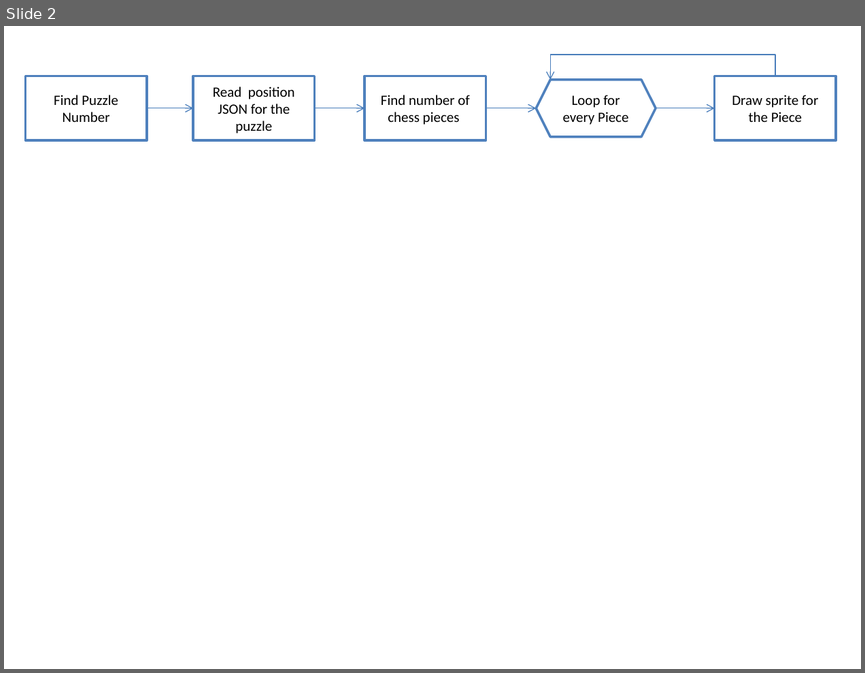
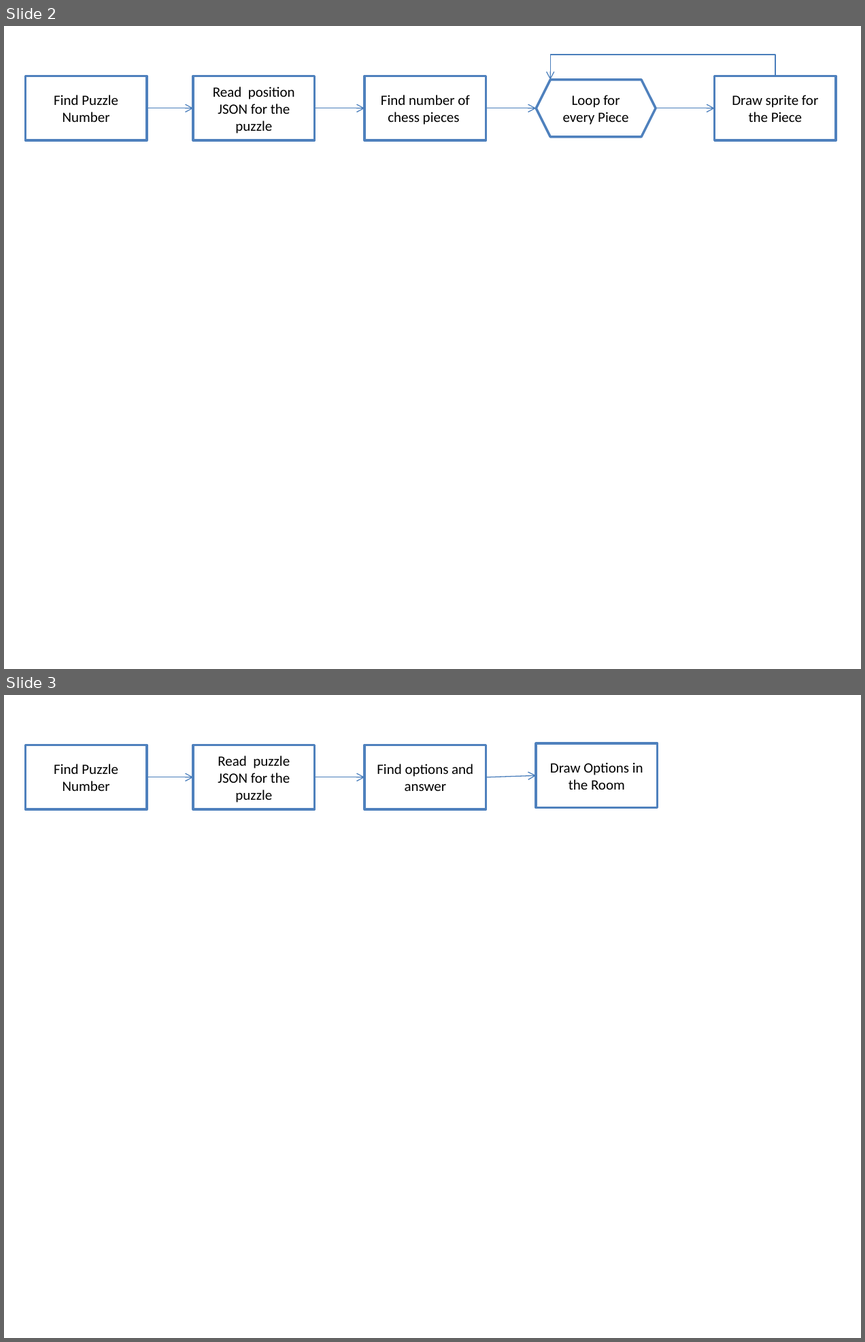
Before and after one commit to chess4fun/chess4fun, a slide deck: Technology Competition.pptx. Shown one above the other, each under a label of ours: slide 2 before the commit, slides 2 and 3 after it. The pictures are 865x673 and 865x1342 pixels, drawn with LibreOffice and Linux fonts; fonts in the diff are those of the drawing. Boxes give left, top, right and bottom in pixels: in the first picture for what was removed or moved away, otherwise in the second. Text is boxed around its words. In the diff, an @@ line names an element or a change of style, - is before the commit and + after.

```diff
--- a/Technology Competition.pptx
+++ b/Technology Competition.pptx
@@ slide 3 added at bbox=[4, 695, 861, 1338], background #FFFFFF @@
@@ rectangle added at bbox=[26, 745, 147, 809], fill #FFFFFF, outline #4F81BD 2 pt, 12 pt, text #000000 @@
+Find Puzzle Number
@@ rectangle added at bbox=[193, 745, 315, 809], fill #FFFFFF, outline #4F81BD 2 pt, 12 pt, text #000000 @@
+Read puzzle JSON for the puzzle
@@ rectangle added at bbox=[364, 745, 486, 809], fill #FFFFFF, outline #4F81BD 2 pt, 12 pt, text #000000 @@
+Find options and answer
@@ rectangle added at bbox=[536, 743, 657, 807], fill #FFFFFF, outline #4F81BD 2 pt, 12 pt, text #000000 @@
+Draw Options in the Room
@@ arrow added from (485, 777) to (536, 775), #4B7EBC 0.75 pt @@
@@ arrow added from (147, 777) to (193, 777), #4B7EBC 0.75 pt @@
@@ arrow added from (314, 777) to (364, 777), #4B7EBC 0.75 pt @@
```
Also in this commit, not shown: 1 other slide added, 2 other files.
